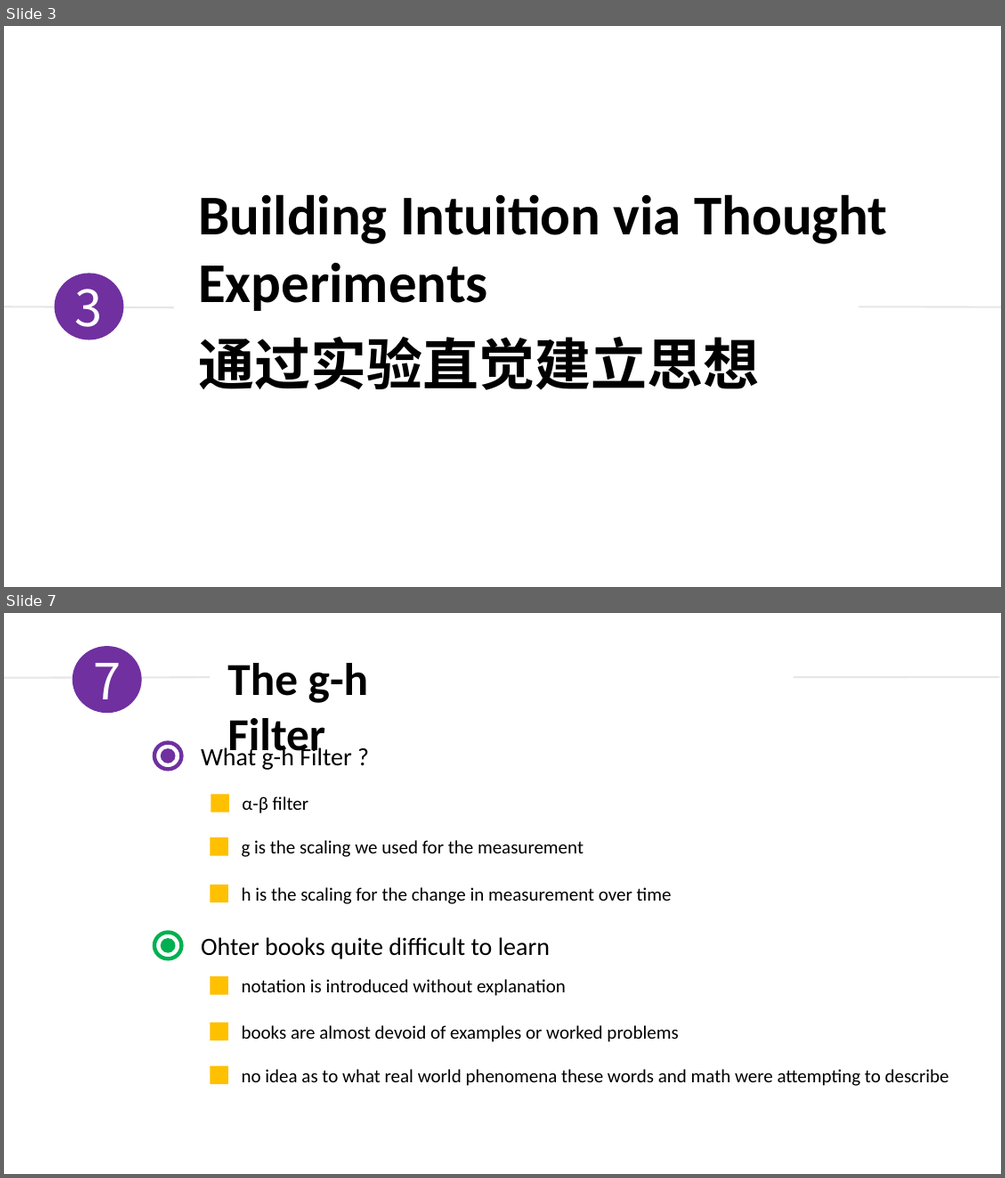
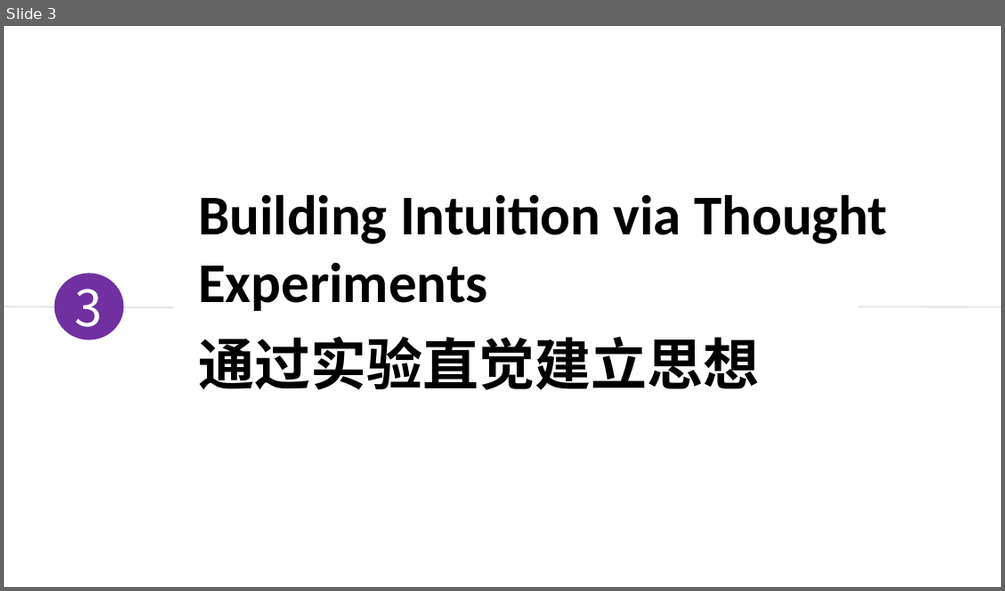
Before and after one commit to duyongquan/LTSLAM, a slide deck: docs/pptx/VINS/08-VINS-前端和特征点管理.pptx. Shown one above the other, each under a label of ours: slides 3 and 7 before the commit, slide 3 after it; the slides between them are not shown. The pictures are 1005x1178 and 1005x591 pixels, drawn with LibreOffice and Linux fonts; fonts in the diff are those of the drawing. Boxes give left, top, right and bottom in pixels: in the first picture for what was removed or moved away, otherwise in the second. Text is boxed around its words. In the diff, an @@ line names an element or a change of style, - is before the commit and + after.

```diff
--- a/docs/pptx/VINS/08-VINS-前端和特征点管理.pptx
+++ b/docs/pptx/VINS/08-VINS-前端和特征点管理.pptx
@@ slide 7 removed at [4,613,1001,1174], background #FFFFFF @@
@@ group removed at [4,646,1000,761]: 2 lines, 1 ellipse, 1 text @@
-7
-The g-h Filter
@@ ellipse removed at [154,742,181,769] @@
@@ text removed at [201,745,351,770] @@
-What g-h Filter ?
@@ ellipse removed at [161,748,175,763] @@
@@ rectangle removed at [211,794,230,811] @@
@@ text removed at [242,796,308,813] @@
-α-β filter
@@ rectangle removed at [210,837,228,855] @@
@@ text removed at [242,840,583,857] @@
-g is the scaling we used for the measurement
@@ rectangle removed at [210,884,228,902] @@
@@ text removed at [242,887,672,904] @@
-h is the scaling for the change in measurement over time
@@ ellipse removed at [154,933,181,958] @@
@@ ellipse removed at [161,938,175,953] @@
@@ text removed at [201,937,550,959] @@
-Ohter books quite difficult to learn
@@ rectangle removed at [210,976,228,995] @@
@@ text removed at [242,979,566,996] @@
-notation is introduced without explanation
@@ rectangle removed at [210,1022,228,1040] @@
@@ text removed at [242,1025,678,1042] @@
-books are almost devoid of examples or worked problems
@@ rectangle removed at [210,1066,228,1084] @@
@@ text removed at [242,1069,949,1086] @@
-no idea as to what real world phenomena these words and math were attempting to describe
```
Also in this commit, not shown: 3 slides added, 24 other slides removed, 5 other files.
